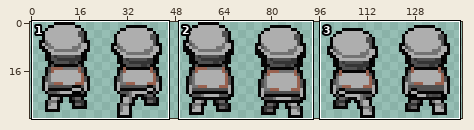
File history of a sprite sheet, diplom/Assets/CourseAssets/Textures/Sprites/Enemies/MudRock/MudrockMoveUp.png. Above: a wide view before the commit, with the close-up outlined.
Close-up. The starting point:
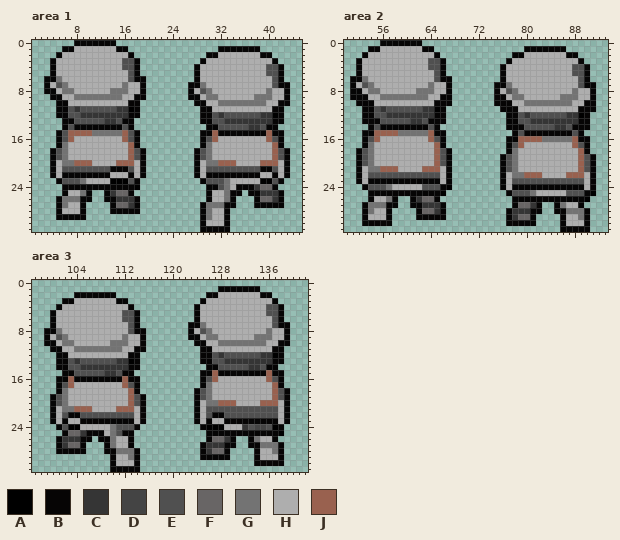
The file is 144x32 pixels. Colours within 5 levels of each other are drawn and written as one. Shown: area 1: x 1..45, y 0..31; area 2: x 50..93, y 0..31; area 3: x 97..142, y 0..31.
Palette (. is transparent): A #000000  B #060505  C #353535  D #444444  E #505050  F #686565  G #737373  H #aeaeae  J #99614f
Pixels before, area 1, first column x 3:
 0 .....BBBBBBB.............................
 1 ...BBHHHHHHHBB...............BBBBBBB.....
 2 ..BHHHHHHHHHHHB............BBHHHHHHHBB...
 3 .BHHHHHHHHHHHEEB..........BHHHHHHHHHHHB..
 4 .BHHHHHHHHHHHEEB.........BHHHHHHHHHHHEEB.
 5 .BHHHHHHHHHHHHEB.........BHHHHHHHHHHHEEB.
 6 BBGHHHHHHHHHHHEBB........BHHHHHHHHHHHHEB.
 7 BHEGHHHHHHHHHGHHB.......BBGHHHHHHHHHHHEBB
 8 BBHGGHHHHHHGGGHHB.......BHEGHHHHHHHHHGHHB
 9 .BBHHGGGGGGGGHHBB.......BBHGGHHHHHHGGGHHB
10 ..BBHHHHHHHHHHBB.........BBHHGGGGGGGGHHBB
11 ..BBECEEEEEECCAB..........BBHHHHHHHHHHBB.
12 ..BBEECCCCCCCCBB..........BBECEEEEEECCAB.
13 ...BBEEEEECCEBB...........BBEECCCCCCCCBB.
14 ...BEBBBBBBBBEB............BBEEEEECCEBB..
15 ..BEJJJJGGGGGJEB..........BBJBBBBBBBBJBB.
16 ..BEJHHHHHHHHJEB..........BEJHHHHHHHHJEB.
17 ..BGHHHHHHHHHHJB..........BGHHHHHHHHHHJB.
18 .BEGHHHHHHHHHHJEB........BEGHHHHHHHHHHJEB
19 .BEGHHHHHHHHHHJEB........BEGHHHHHHHHHHJEB
20 .BHGGJJJHHHHJJJHB........BHGGJJJHHHHJJJHB
21 .BHEEEEEEEEBBBEHB........BHEEEEEEEEEBBEHB
22 .BHBBBBBBBBHHHBHB........BHBBBBBBBBBHHBHB
23 ..BEEEGHHHHAAAEB..........BEEEGHHHHHAAEB.
24 ...BBBBBBBBBBBBA...........BBEGHBBBCFFB..
25 ...BHHGB..BCFFB............BHHGBB.BBCCCB.
26 ..BGGGBB..BBCCCB...........BHHGB...BFFCB.
27 ..BGHHB....BFFCB..........BGGGBB...BBBBB.
28 ..BHHHB....BBBBB..........BGHHB..........
29 ..BBBBB...................BGHHB..........
30 ..........................BHHHB..........
31 ..........................BBBBB..........
Pixels before, area 2, first column x 51:
 0 .....BBBBBBB.............................
 1 ...BBHHHHHHHBB...............BBBBBBB.....
 2 ..BHHHHHHHHHHHB............BBHHHHHHHBB...
 3 .BHHHHHHHHHHHEEB..........BHHHHHHHHHHHB..
 4 .BHHHHHHHHHHHEEB.........BHHHHHHHHHHHEEB.
 5 .BHHHHHHHHHHHHEB.........BHHHHHHHHHHHEEB.
 6 BBGHHHHHHHHHHHEBB........BHHHHHHHHHHHHEB.
 7 BHEGHHHHHHHHHGHHB.......BBGHHHHHHHHHHHEBB
 8 BBHGGHHHHHHGGGHHB.......BHEGHHHHHHHHHGHHB
 9 BBBHHGGGGGGGGHHBB.......BBHGGHHHHHHGGGHHB
10 .BBBHHHHHHHHHHBBB.......BBBHHGGGGGGGGHHBB
11 ..BBECEEEEEECCAB.........BBBHHHHHHHHHHBBB
12 ..BBEECCCCCCCCBB..........BBECEEEEEECCAB.
13 ..BBBEEEEECCEBBB..........BBEECCCCCCCCBB.
14 ...BEBBBBBBBBEB...........BBBEEEEECCEBBB.
15 ..BBJJJJGGGGGJBB...........BEBBBBBBBBEB..
16 ..BEJHHHHHHHHJEB..........BBJJJJGGGGGJBB.
17 ..BGHHHHHHHHHHJB..........BEJHHHHHHHHJEB.
18 .BEGHHHHHHHHHHJEB.........BGHHHHHHHHHHJB.
19 .BEGHHHHHHHHHHJEB........BEGHHHHHHHHHHJEB
20 .BEGHHHHHHHHHHJEB........BEGHHHHHHHHHHJEB
21 .BHGGJJJHHHHJJJHB........BEGHHHHHHHHHHJEB
22 .BHEEEEEEEEEEEEHB........BHGGJJJHHHHJJJHB
23 .BHBBBBBBBBBBBBHB........BHEEEEEEEEEEEEHB
24 ..BEEEGHHHHHEEEBA........BHBBBBBBBBBBBBHB
25 ...BBBBBBBBBBBBA..........BEEEGHHHHHEEEBA
26 ...BHHGB..BCFFB............BBBBBBBBBBBBA.
27 ..BGGGBB..BBCCCB...........BFFCB..BGHHB..
28 ..BGHHB....BFFCB..........BCCCBB..BBGGGB.
29 ..BHHHB....BBBBB..........BCFFB....BHHGB.
30 ..BBBBB...................BBBBB....BHHHB.
31 ...................................BBBBB.
Pixels before, area 3, first column x 99:
 1 .............................BBBBBBB.....
 2 .....BBBBBBB...............BBHHHHHHHBB...
 3 ...BBHHHHHHHBB............BHHHHHHHHHHHB..
 4 ..BHHHHHHHHHHHB..........BHHHHHHHHHHHEEB.
 5 .BHHHHHHHHHHHEEB.........BHHHHHHHHHHHEEB.
 6 .BHHHHHHHHHHHEEB.........BHHHHHHHHHHHHEB.
 7 .BHHHHHHHHHHHHEB........BBGHHHHHHHHHHHEBB
 8 BBGHHHHHHHHHHHEBB.......BHEGHHHHHHHHHGHHB
 9 BHEGHHHHHHHHHGHHB.......BBHGGHHHHHHGGGHHB
10 BBHGGHHHHHHGGGHHB........BBHHGGGGGGGGHHBB
11 .BBHHGGGGGGGGHHBB.........BBHHHHHHHHHHBB.
12 ..BBHHHHHHHHHHBB..........BBECEEEEEECCAB.
13 ..BBECEEEEEECCAB..........BBEECCCCCCCCBB.
14 ..BBEECCCCCCCCBB...........BBEEEEECCEBB..
15 ...BBEEEEECCEBB...........BBJBBBBBBBBJBB.
16 ..BBJBBBBBBBBJBB..........BEJHHHHHHHHJEB.
17 ..BEJHHHHHHHHJEB..........BGHHHHHHHHHHJB.
18 ..BGHHHHHHHHHHJB.........BEGHHHHHHHHHHJEB
19 .BEGHHHHHHHHHHJEB........BEGHHHHHHHHHHJEB
20 .BEGHHHHHHHHHHJEB........BHGGJJJHHHHJJJHB
21 .BHGGJJJHHHHJJJHB........BHEEEEEEEEEEEEHB
22 .BHEBBEEEEEEEEEHB........BHEBBEEEEEEEEEHB
23 .BHBHHBBBBBBBBBHB........BHBHHBBBBBBBBBHB
24 ..BEAAHHHHHGEEEB..........BAAAHHHCEDDEAB.
25 ...BFFCBBBHGEBB............BBBBBBBBBBBBA.
26 ..BCCCBB.BBGHHB............BFFCB..BGHHB..
27 ..BCFFB...BGHHB...........BCCCBB..BBGGGB.
28 ..BBBBB...BBGGGB..........BCFFB....BHHGB.
29 ...........BHHGB..........BBBBB....BHHHB.
30 ...........BHHHB...................BBBBB.
31 ...........BBBBB.........................
The same view after the edit:
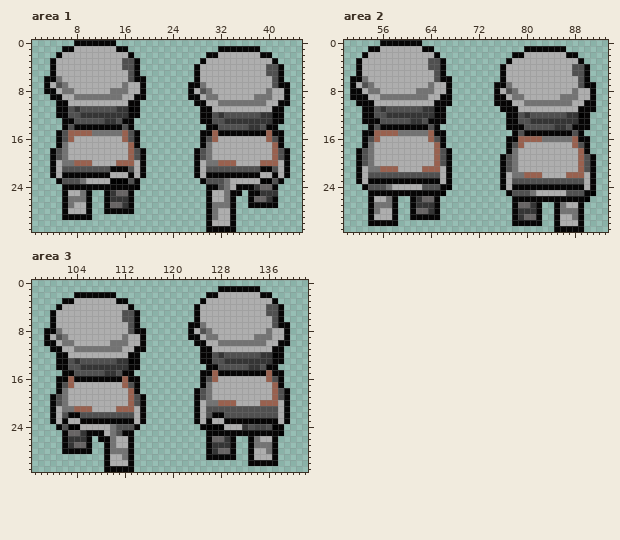
From the commit log: а теперь ремейк
Diff:
Area 1:
There is now colour B in row 26 at x 37; in row 27 at x 10, 13 and 37; in row 28 at x 10, 13 and 34; in row 29 at x 10 and 34; in rows 30 to 31 at x 34.
The edit turns colour C into colour B in row 26 at x 17 and 41; in row 27 at x 17.
The edit turns colour G into colour B in row 26 at x 6; in row 27 at x 6 and 30; in rows 28 to 29 at x 30.
The edit turns colour H into colour B in row 28 at x 6; in row 30 at x 30.
The edit turns colour B into colour C in row 26 at x 14.
The edit turns colour F into colour C in row 26 at x 40; in row 27 at x 16.
The edit turns colour B into colour F in row 26 at x 38; in row 27 at x 14.
The edit turns colour B into colour G in row 26 at x 9; in row 27 at x 33.
The edit turns colour H into colour G in row 27 at x 7; in rows 28 to 29 at x 31.
The edit turns colour B into colour H in row 27 at x 9; in row 28 at x 9 and 33; in rows 29 to 30 at x 33.
The author cleared colour B in row 25 at x 42; in row 26 at x 5, 18 and 42; in row 27 at x 5, 18, 29 and 42; in row 28 at x 5, 18 and 29; in row 29 at x 5 and 29; in rows 30 to 31 at x 29.
Area 2:
There is now colour B in row 28 at x 58 and 61; in row 29 at x 58, 61, 82 and 85; in row 30 at x 58, 82 and 85; in row 31 at x 85.
The edit turns colour C into colour B in row 27 at x 65; in row 28 at x 65 and 78; in row 29 at x 78.
The edit turns colour G into colour B in row 27 at x 54; in row 28 at x 54 and 89; in row 29 at x 89.
The edit turns colour H into colour B in row 29 at x 54; in row 30 at x 89.
The edit turns colour B into colour C in row 27 at x 62; in row 28 at x 81.
The edit turns colour F into colour C in row 28 at x 64; in row 29 at x 79.
The edit turns colour B into colour F in row 28 at x 62; in row 29 at x 81.
The edit turns colour B into colour G in row 27 at x 57; in row 28 at x 86.
The edit turns colour H into colour G in row 28 at x 55; in row 29 at x 88.
The edit turns colour B into colour H in row 28 at x 57; in row 29 at x 57 and 86; in row 30 at x 86.
The author cleared colour B in row 27 at x 53 and 66; in rows 28 to 29 at x 53, 66, 77 and 90; in row 30 at x 53, 77 and 90; in row 31 at x 90.
Area 3:
There is now colour B in row 27 at x 106; in row 28 at x 106, 130 and 133; in row 29 at x 109, 130 and 133; in row 30 at x 109 and 133; in row 31 at x 109.
The edit turns colour C into colour B in row 26 at x 102; in row 27 at x 102 and 126; in row 28 at x 126.
The edit turns colour G into colour B in row 27 at x 137; in row 28 at x 113 and 137; in row 29 at x 113.
The edit turns colour H into colour B in row 29 at x 137; in row 30 at x 113.
The edit turns colour B into colour C in row 26 at x 105; in row 27 at x 129.
The edit turns colour F into colour C in row 27 at x 103; in row 28 at x 127.
The edit turns colour B into colour F in row 27 at x 105; in row 28 at x 129.
The edit turns colour B into colour G in row 27 at x 134; in row 28 at x 110.
The edit turns colour H into colour G in row 28 at x 136; in row 29 at x 112.
The edit turns colour B into colour H in row 28 at x 134; in row 29 at x 110 and 134; in row 30 at x 110.
The author cleared colour B in row 26 at x 101; in row 27 at x 101, 125 and 138; in row 28 at x 101, 114, 125 and 138; in row 29 at x 114, 125 and 138; in row 30 at x 114 and 138; in row 31 at x 114.
